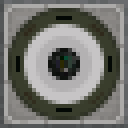
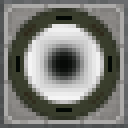
Two versions of the same layered image (128 × 128). Layer-by-layer changes:
painted on "Слой 1" over <box>52,52,76,80</box>
hid "Эллипс 3" over <box>36,36,92,92</box>
painted on "Эллипс 1 копия" over <box>28,28,100,100</box>
painted on "Эллипс 1", unmasked it over <box>8,8,120,120</box>
added layer "Слой 2" (difference) above "Слой 3" over <box>4,8,124,120</box>
added layer "Слой 3" above "deco_aluminium" over <box>4,8,124,120</box>
